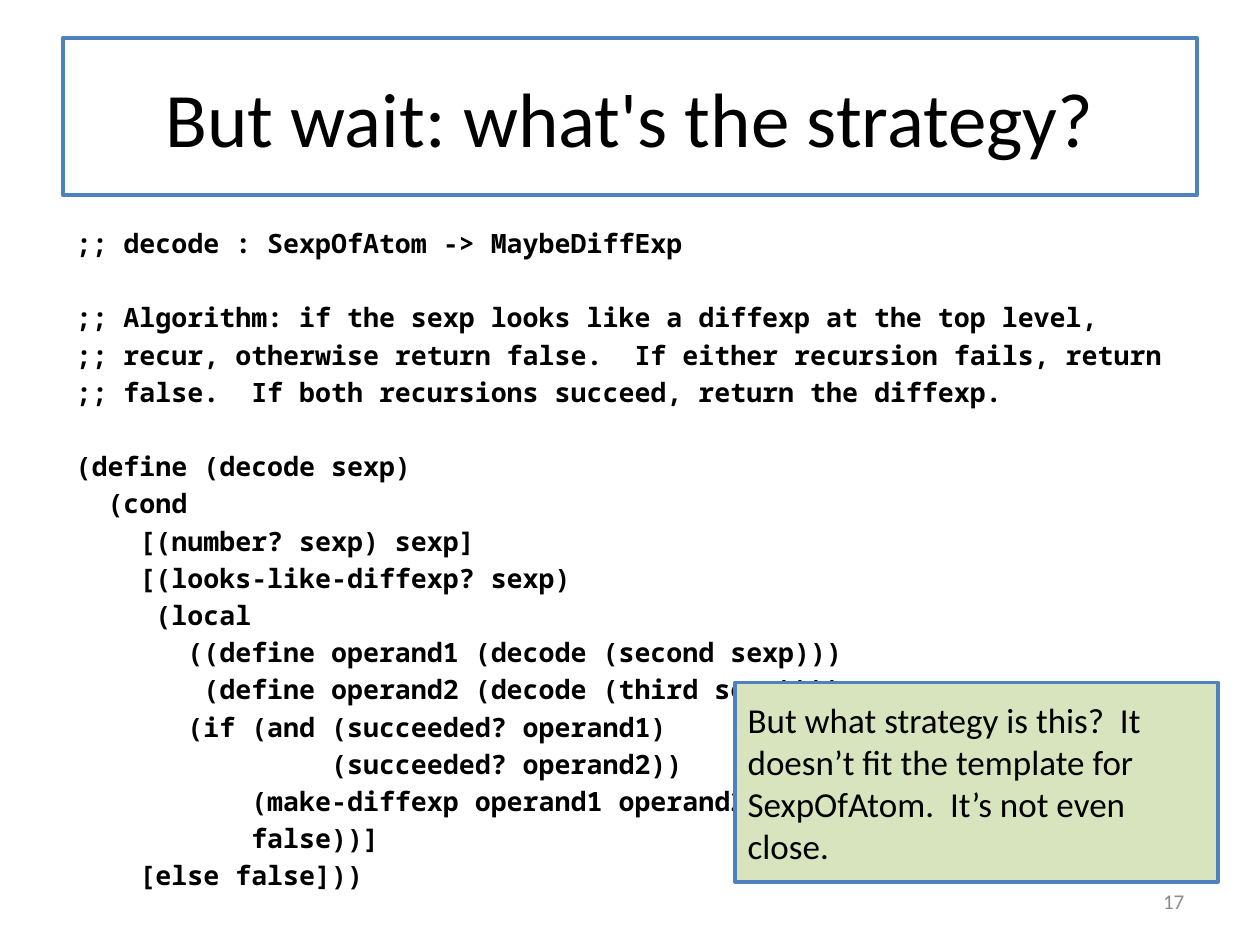
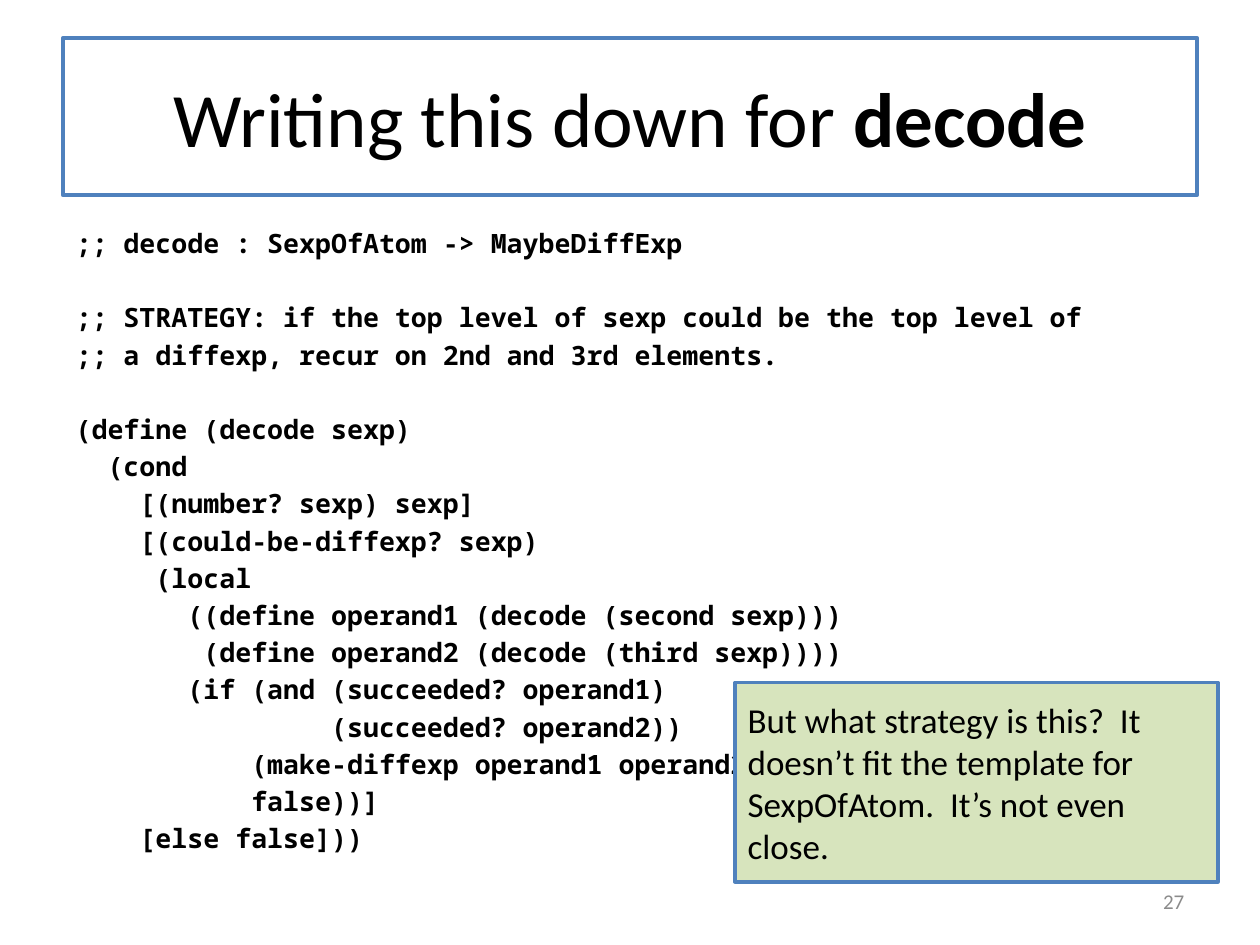
Before and after one commit to mwand/cs5010f16, a slide deck: slide 27 of Slides/Lesson 8.1 Introducing General Recursion.pptx (slide 17 before the commit). Drawn at 1260x945 pixels with LibreOffice and Linux fonts; fonts in the diff are those of the drawing. Boxes give left, top, right and bottom in pixels: in the first picture for what was removed or moved away, otherwise in the second. Text is boxed around its words. In the diff, an @@ line names an element or a change of style, - is before the commit and + after.

```diff
--- a/Slides/Lesson 8.1 Introducing General Recursion.pptx
+++ b/Slides/Lesson 8.1 Introducing General Recursion.pptx
@@ title at box(173, 93, 1086, 161): text changed @@
-But wait: what's the strategy?
+Writing this down for decode
@@ text at box(123, 306, 1082, 372): text changed @@
-;; Algorithm: if the sexp looks like a diffexp at the top level,
-;; recur, otherwise return false. If either recursion fails, return
-;; false. If both recursions succeed, return the diffexp.
+;; STRATEGY: if the top level of sexp could be the top level of
+;; a diffexp, recur on 2nd and 3rd elements.
@@ text at box(139, 530, 539, 558): text changed @@
-[(looks-like-diffexp? sexp)
+[(could-be-diffexp? sexp)
@@ page number at box(1163, 895, 1184, 909): text changed @@
-17
+27
```
Also in this commit, not shown: 8 other slides changed, 2 slides removed, 4 other files.
